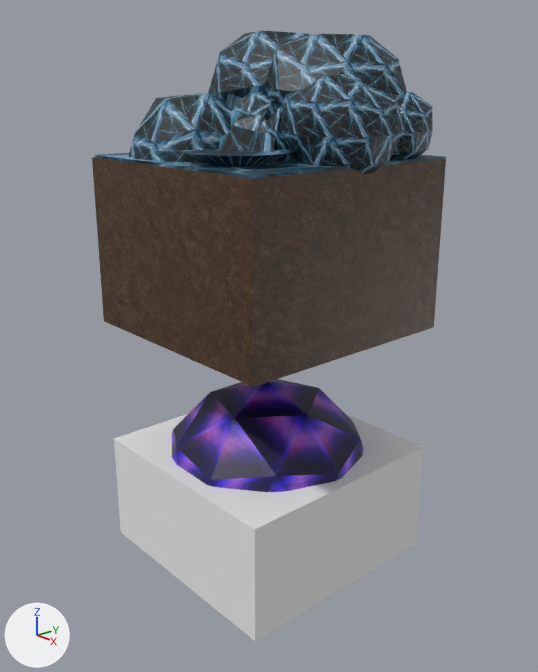
The Blender file Tower defence/Assets/Tower_Water_U2_Full.blend, before and after one commit.
Before and after are seen from a 50 mm camera at (4.63, -4.07, 4.07) aimed at (0.02, 0.01, 2.03). Arrows for +X, +Y and +Z are at lower left; the lights stay in place.
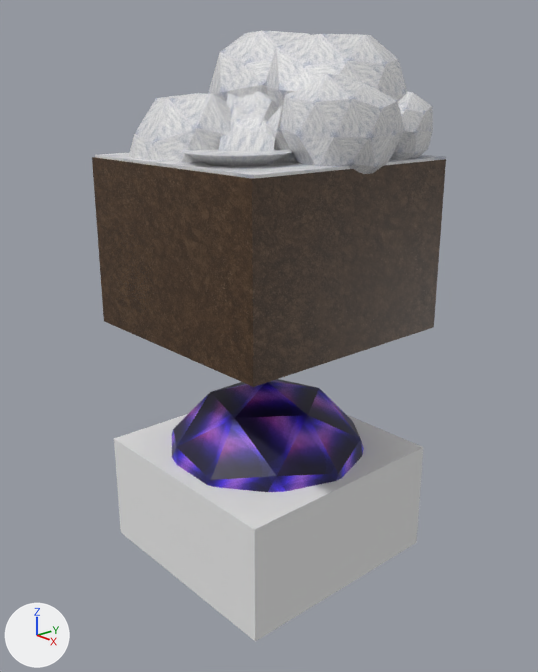
Boxes [x1, y1, x2, y2] around the edits, measured in the pictures (538 x 672 px):
```json
{"object": "Icosphere.014", "change": "recoloured", "before": [129, 30, 433, 174], "after": [129, 30, 433, 174], "on screen": "blue to white"}
{"object": "Cube.001", "change": "recoloured", "before": [95, 153, 446, 179], "after": [95, 153, 446, 179], "on screen": "blue to grey"}
{"object": "Plane", "change": "recoloured", "before": [218, 94, 275, 163], "after": [218, 94, 275, 163]}
{"object": "Cone", "change": "recoloured", "before": [182, 150, 293, 166], "after": [182, 150, 293, 166], "on screen": "blue to grey"}
```

Edits to the scene script, one JSON object a line:
```json
{"op": "add", "block": "img_snow_jpg", "code": ["img_snow_jpg = load_image('snow.jpg', 'Resources/All/snow.jpg', 1800, 1200, 'sRGB')"]}
{"op": "add", "block": "mat_snow_jpg", "code": ["mat_snow_jpg = principled_material('snow.jpg')", "mat_snow_jpg.texture = img_snow_jpg"]}
{"block": "me_cone", "where": "me_cone.from_pydata(...)  # 33 vertices, 33 faces; spans x -1.0..1.0, y -1.0..1.0, z -1.0..1.0"}
{"op": "remove", "block": "me_cone", "code": "me_cone.materials.append(mat_1584786531_20_jpg)  # picture img_1584786531_20_jpg"}
{"op": "add", "block": "me_cone", "code": "me_cone.materials.append(mat_snow_jpg)  # picture img_snow_jpg"}
{"block": "me_plane", "where": "me_plane.from_pydata(...)  # 4 vertices, 1 face; spans x -1.0..1.0, y -1.0..1.0, z 0.0"}
{"op": "remove", "block": "me_plane", "code": "me_plane.materials.append(mat_1584786531_20_jpg)  # picture img_1584786531_20_jpg"}
{"op": "add", "block": "me_plane", "code": "me_plane.materials.append(mat_snow_jpg)  # picture img_snow_jpg"}
{"block": "me_cube_001", "where": "me_cube_001.from_pydata(...)  # 8 vertices, 6 faces; spans x -1.0..1.0, y -1.0..1.0, z -1.0..1.0"}
{"op": "remove", "block": "me_cube_001", "code": "me_cube_001.materials.append(mat_1584786531_20_jpg)  # picture img_1584786531_20_jpg"}
{"op": "add", "block": "me_cube_001", "code": "me_cube_001.materials.append(mat_snow_jpg)  # picture img_snow_jpg"}
{"block": "me_icosphere_014", "where": "me_icosphere_014.from_pydata(...)  # 546 vertices, 1040 faces; spans x -0.99..4.31, y -3.94..1.32, z -1.0..1.55"}
{"op": "remove", "block": "me_icosphere_014", "code": "me_icosphere_014.materials.append(mat_1584786531_20_jpg)  # picture img_1584786531_20_jpg"}
{"op": "add", "block": "me_icosphere_014", "code": "me_icosphere_014.materials.append(mat_snow_jpg)  # picture img_snow_jpg"}
```
